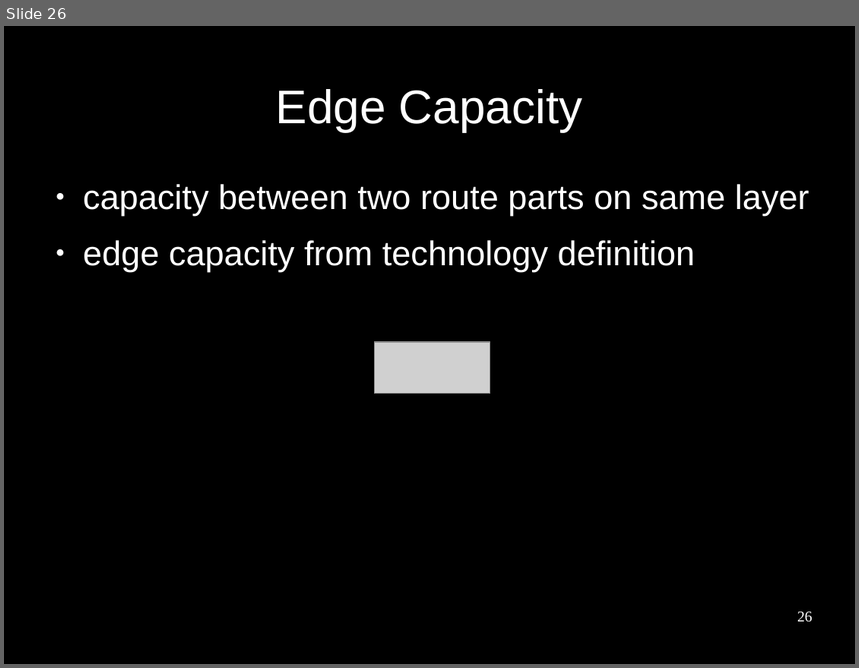
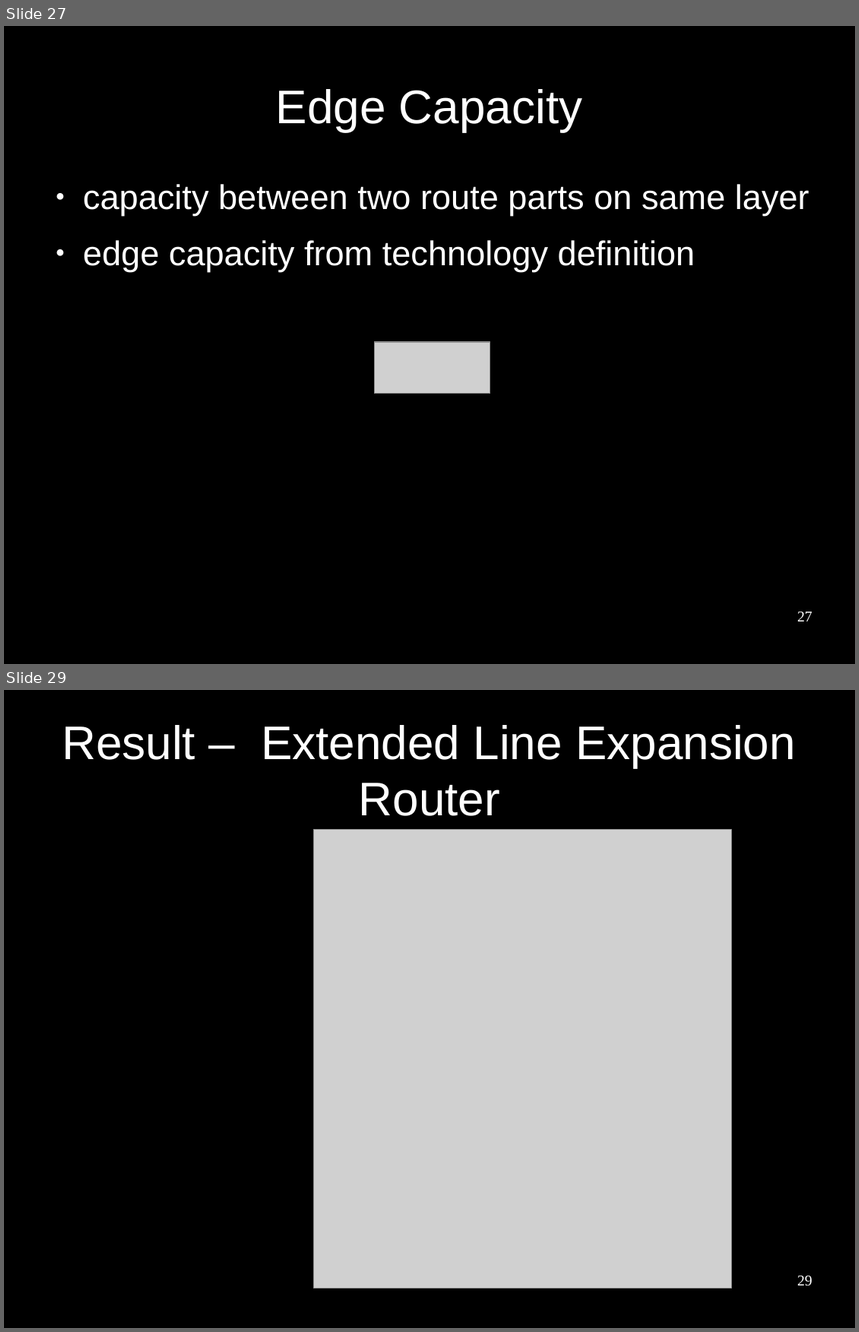
Before and after one commit to benediktibk/bachelorthesis, a slide deck: presentation.odp. Shown one above the other, each under a label of ours: slide 26 before the commit, slides 27 and 29 after it; the slides between them are not shown. The pictures are 859x668 and 859x1332 pixels, drawn with LibreOffice and Linux fonts; fonts in the diff are those of the drawing; grey boxes stand for pictures; background and template pictures are left out. Boxes give left, top, right and bottom in pixels: in the first picture for what was removed or moved away, otherwise in the second. Text is boxed around its words. In the diff, an @@ line names an element or a change of style, - is before the commit and + after.

Commit message:
added results to the presentation

```diff
--- a/presentation.odp
+++ b/presentation.odp
@@ slide 29 added at (x1=4, y1=690, x2=855, y2=1328), background #000000 @@
@@ title added at (x1=62, y1=725, x2=796, y2=816), 44 pt, text #FFFFFF @@
+Result – Extended Line Expansion Router
@@ picture added at (x1=315, y1=830, x2=732, y2=1289) @@
@@ page number added at (x1=797, y1=1276, x2=813, y2=1287), 14 pt, text #FFFFFF @@
+29
@@ what was slide 26 is now slide 27 @@
@@ page number at (x1=797, y1=612, x2=813, y2=622): text changed @@
-26
+27
```
Also in this commit, not shown: 1 slide changed, 6 other slides added, 3 other files.
